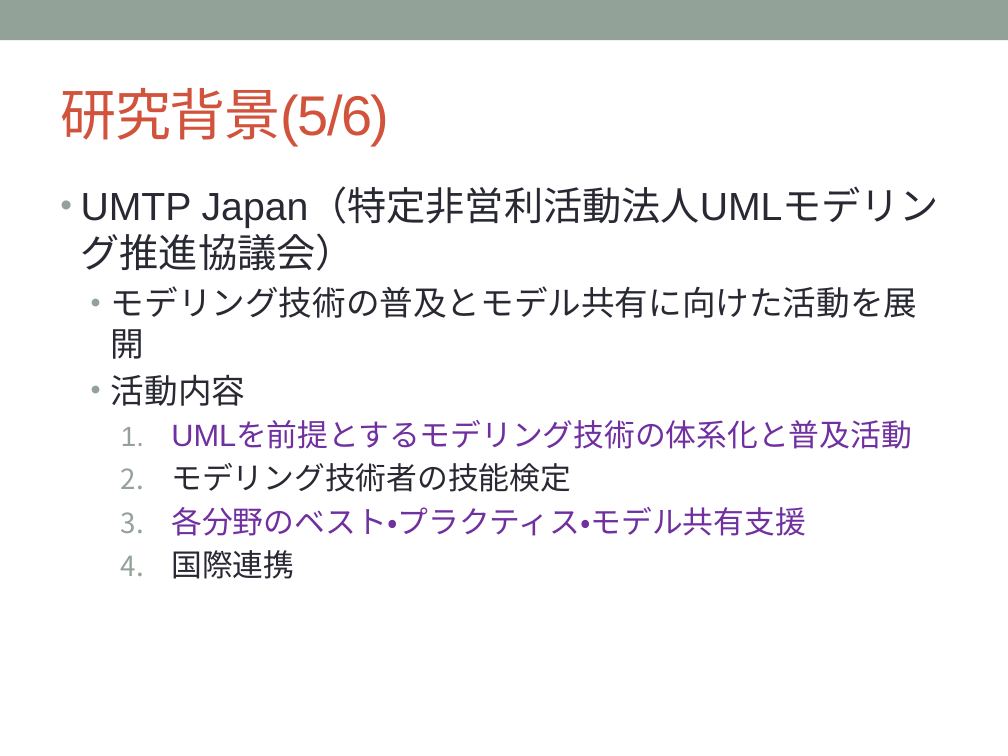
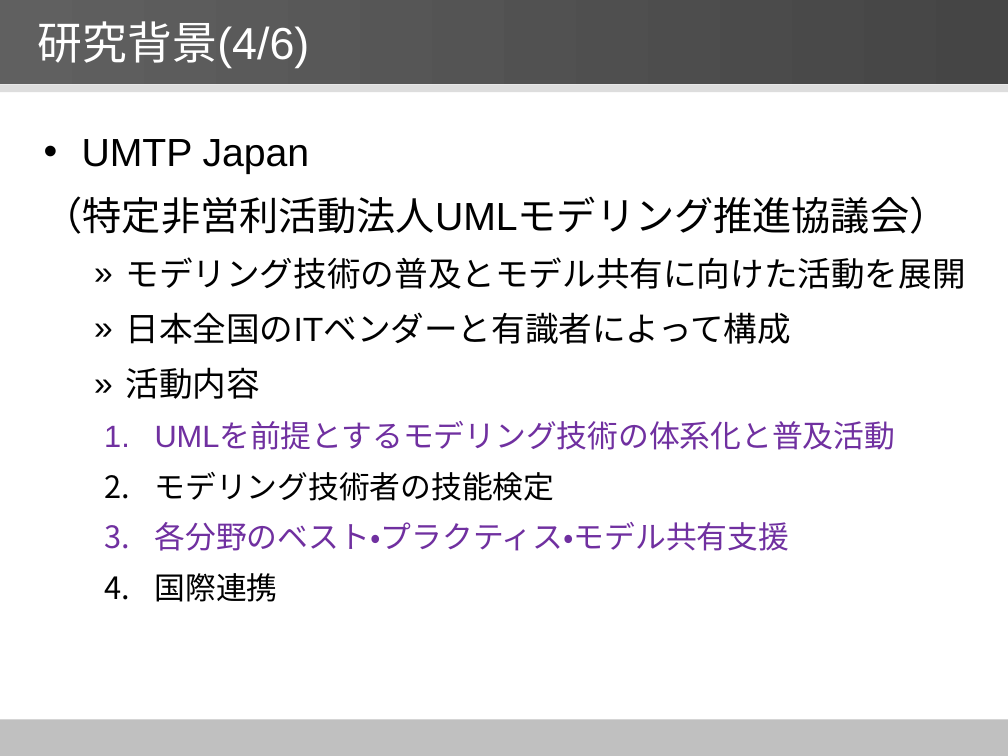
Before and after one commit to YutaNiimura/leJOS-OSEK, a slide deck: slide 6 of 中間発表関連/5I25新村祐太 中間発表スライドver0.5.pptx (slide 8 before the commit). Drawn at 1008x756 pixels with LibreOffice and Linux fonts; fonts in the diff are those of the drawing. Boxes give left, top, right and bottom in pixels: in the first picture for what was removed or moved away, otherwise in the second. Text is boxed around its words. In the diff, an @@ line names an element or a change of style, - is before the commit and + after.

```diff
--- a/中間発表関連/5I25新村祐太 中間発表スライドver0.5.pptx
+++ b/中間発表関連/5I25新村祐太 中間発表スライドver0.5.pptx
@@ rectangle: place and size @@
-rectangle at [0, 0, 1008, 40]
+rectangle at [0, 0, 1008, 85]
@@ rectangle at [0, 0, 1008, 85]: fill #93A299 to gradient #606060 to #6B6B6B @@
@@ title at [38, 21, 309, 68]: text changed; size 40 to 32 pt; text colour #D2533C to #FFFFFF @@
-研究背景(5/6)
+研究背景(4/6)
@@ rectangle added at [0, 85, 1008, 93], fill #DDDDDD @@
@@ text "UMTP Japan": place and size @@
-text "UMTP Japan" at [81, 189, 939, 579]
+text "UMTP Japan" at [44, 139, 966, 602]
@@ text at [44, 139, 949, 234]: text changed; text colour #292934 to #000000 @@
-• UMTP Japan（特定非営利活動法人UMLモデリング推進協議会）
+• UMTP Japan
+（特定非営利活動法人UMLモデリング推進協議会）
@@ text at [126, 257, 966, 602]: text colour #292934 to #000000 in "モデリング技術の普及とモデル共有に向けた活動を展開", "活動内容", "モデリング技術者の技能検定", "国際連携"; bullet • to »; line spacing 1 to 1.2 @@
@@ text at [126, 312, 792, 344]: paragraph added @@
+  » 日本全国のITベンダーと有識者によって構成
@@ rectangle added at [0, 720, 1008, 756], fill #C0C0C0 @@
```
Also in this commit, not shown: 14 other slides changed, 8 slides added, 6 slides removed, 5 other files.
